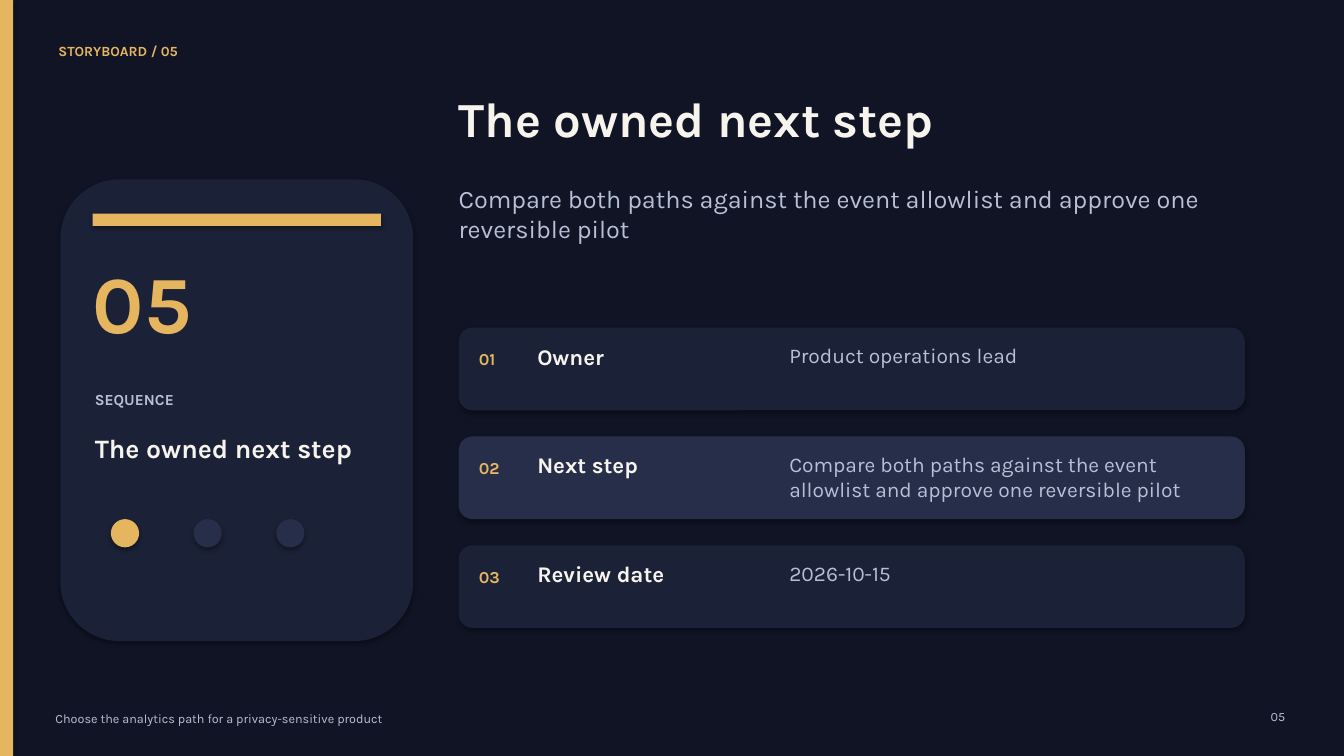
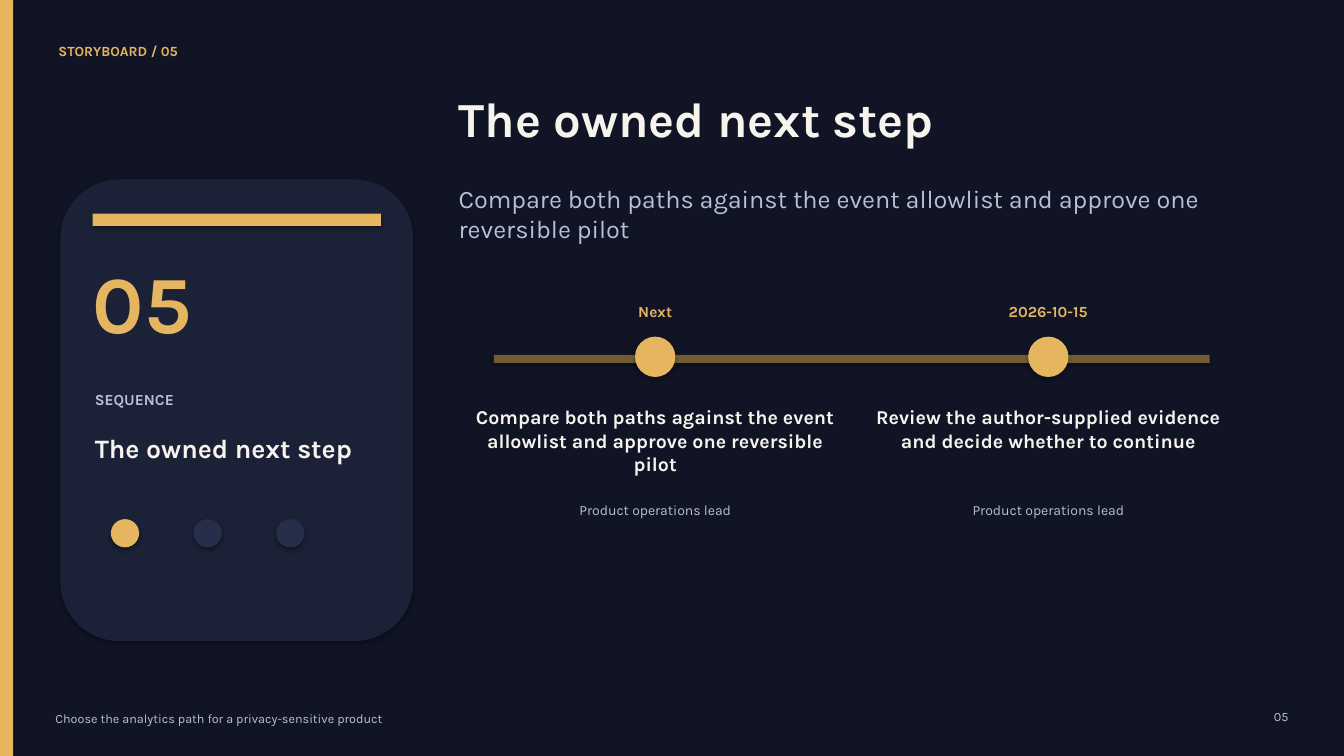
Before and after one commit to OthmaneBlial/Storyboard-Studio, a slide deck: slide 6 of gallery/privacy-analytics/deck.pptx. Drawn at 1344x756 pixels with LibreOffice and Linux fonts; fonts in the diff are those of the drawing. Boxes give left, top, right and bottom in pixels: in the first picture for what was removed or moved away, otherwise in the second. Text is boxed around its words. In the diff, an @@ line names an element or a change of style, - is before the commit and + after.

```diff
--- a/gallery/privacy-analytics/deck.pptx
+++ b/gallery/privacy-analytics/deck.pptx
@@ text at [638, 307, 672, 317]: text changed; size 16 to 11 pt; text colour #F7F4EE to #E5B560 @@
-Next step
+Next
@@ text "2026-10-15": place and size @@
-text "2026-10-15" at [789, 567, 891, 581]
+text "2026-10-15" at [1009, 307, 1088, 317]
@@ text "2026-10-15" at [1009, 307, 1088, 317]: size 15 to 11 pt, text colour #B8C0D6 to #E5B560, bold on; alignment left to centre @@
@@ text removed at [479, 354, 496, 365] @@
-01
@@ rectangle: place and size @@
-rectangle at [459, 328, 1245, 410]
+rectangle at [494, 355, 1210, 363]
@@ rectangle at [494, 355, 1210, 363]: rounded rectangle to rectangle; fill #1B2136 to #745B36 @@
@@ text removed at [537, 350, 604, 366] @@
-Owner
@@ ellipse added at [635, 337, 676, 377], fill #E5B560 @@
@@ ellipse added at [1028, 337, 1069, 377], fill #E5B560 @@
@@ text "Compare both paths against the ...": place and size @@
-text "Compare both paths against the ..." at [789, 457, 1181, 502]
+text "Compare both paths against the ..." at [476, 410, 834, 476]
@@ text "Compare both paths against the ..." at [476, 410, 834, 476]: size 15 to 14 pt, text colour #B8C0D6 to #F7F4EE, bold on; alignment left to centre @@
@@ text added at [876, 410, 1220, 449], 14 pt, text #F7F4EE, bold @@
+Review the author-supplied evidence and decide whether to continue
@@ rounded rectangle removed at [459, 437, 1245, 519] @@
@@ text removed at [479, 463, 500, 474] @@
-02
@@ text added at [579, 505, 731, 519], 10 pt, text #B8C0D6 @@
+Product operations lead
@@ text "Product operations lead": place and size @@
-text "Product operations lead" at [789, 348, 1018, 368]
+text "Product operations lead" at [973, 505, 1124, 518]
@@ text "Product operations lead" at [973, 505, 1124, 518]: size 15 to 10 pt; alignment left to centre @@
@@ rounded rectangle removed at [459, 545, 1245, 628] @@
@@ text removed at [537, 566, 664, 583] @@
-Review date
@@ text removed at [479, 572, 500, 583] @@
-03
```
Also in this commit, not shown: 4 other slides changed, 27 other files.
